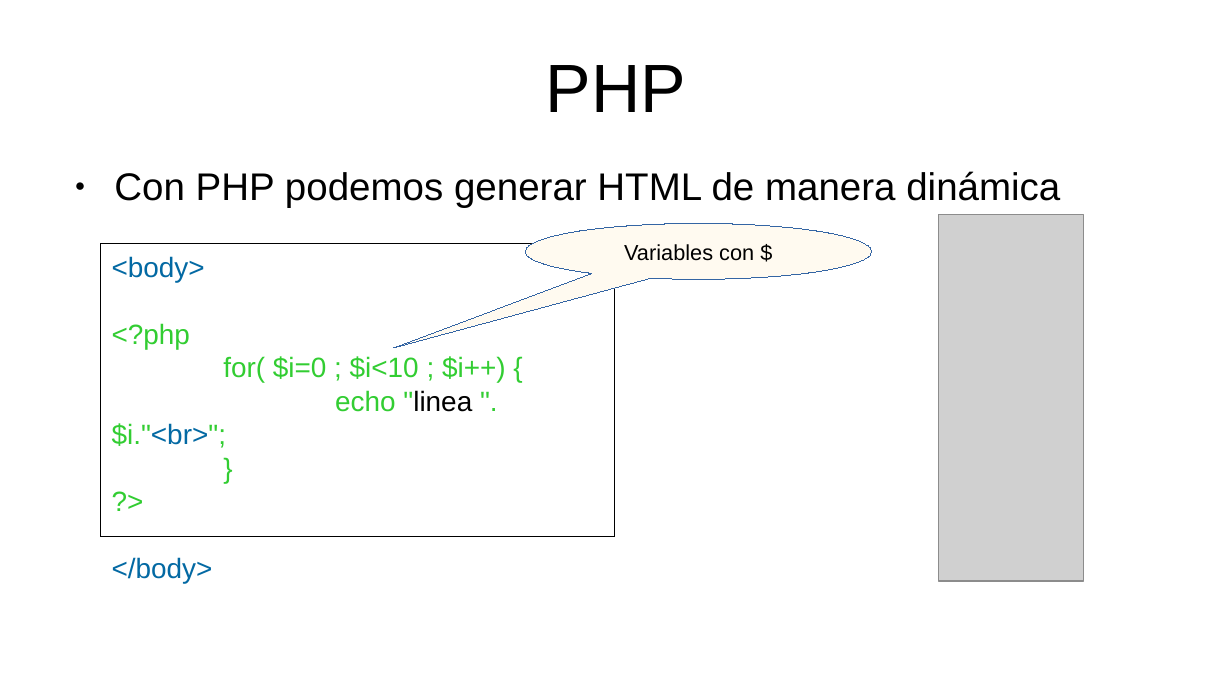
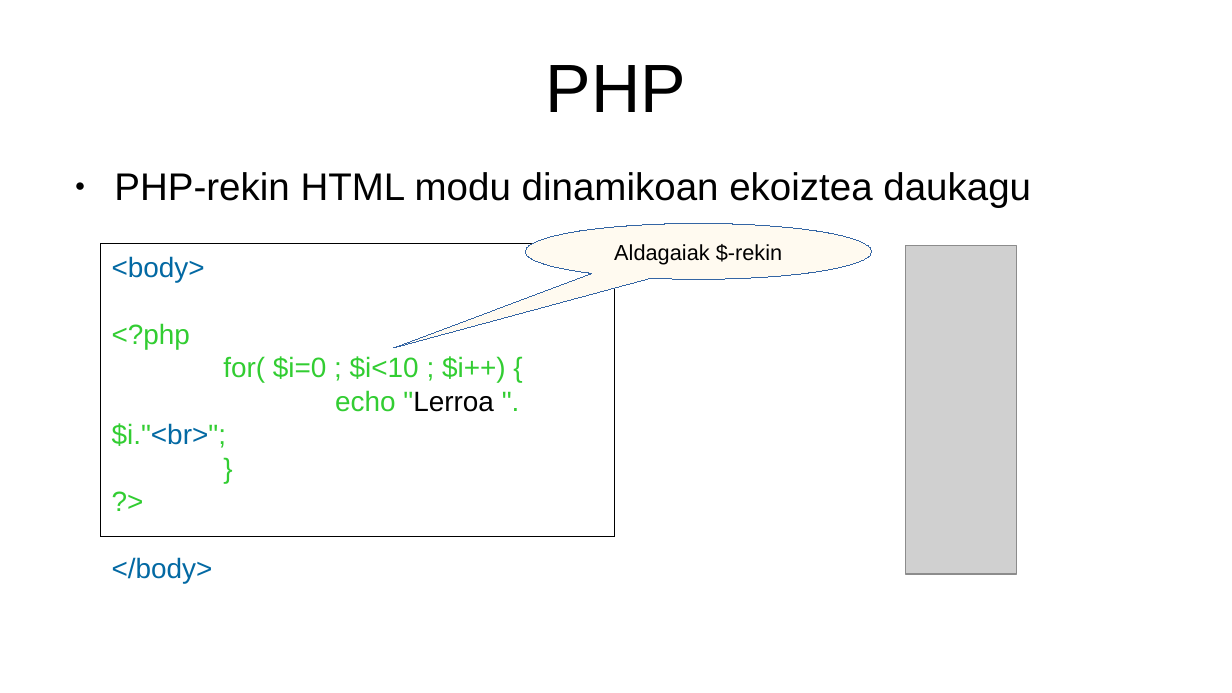
Before and after one commit to mikel-egana-aranguren/EHU-ISSKS-31, a slide deck: slide 49 of WebSistemak/WebSistemak.odp. Drawn at 1232x693 pixels with LibreOffice and Linux fonts; fonts in the diff are those of the drawing; grey boxes stand for pictures; background and template pictures are left out. Boxes give left, top, right and bottom in pixels: in the first picture for what was removed or moved away, otherwise in the second. Text is boxed around its words. In the diff, an @@ line names an element or a change of style, - is before the commit and + after.

```diff
--- a/WebSistemak/WebSistemak.odp
+++ b/WebSistemak/WebSistemak.odp
@@ text at (114,172,1031,208): text changed @@
-● Con PHP podemos generar HTML de manera dinámica
+● PHP-rekin HTML modu dinamikoan ekoiztea daukagu
@@ text in speech bubble at (614,244,782,264): text changed @@
-Variables con $
+Aldagaiak $-rekin
@@ picture: place and size @@
-picture at (939,215,1084,581)
+picture at (906,246,1017,575)
@@ text in rectangle at (112,390,494,448): text changed @@
-echo "linea ".$i."<br>";
+echo "Lerroa ".$i."<br>";
```
Also in this commit, not shown: 34 other slides changed, 15 slides added, 15 slides removed, 24 other files.
